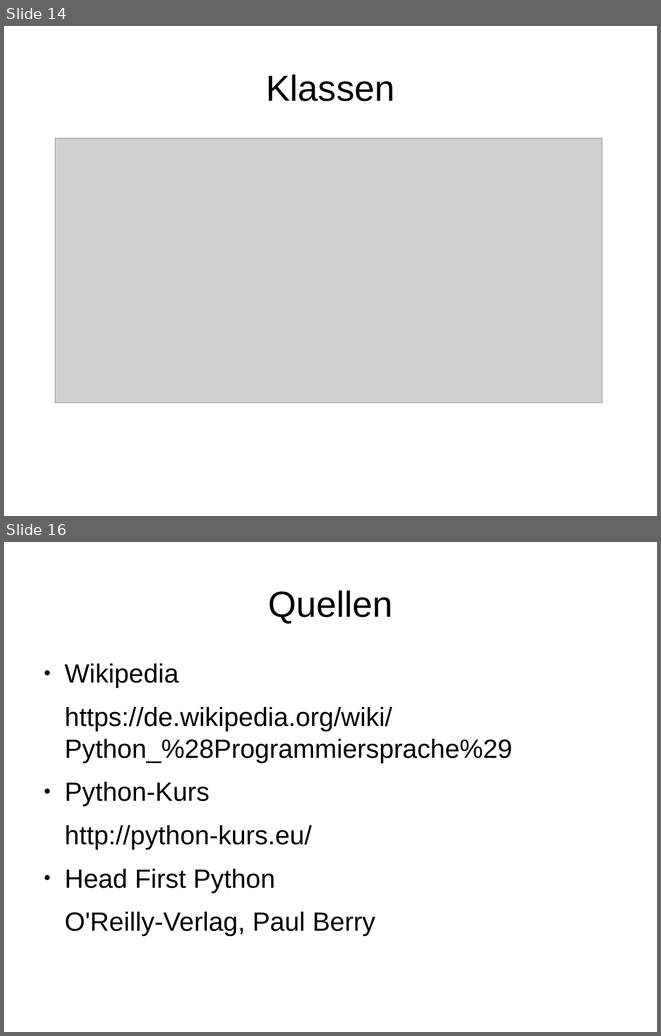
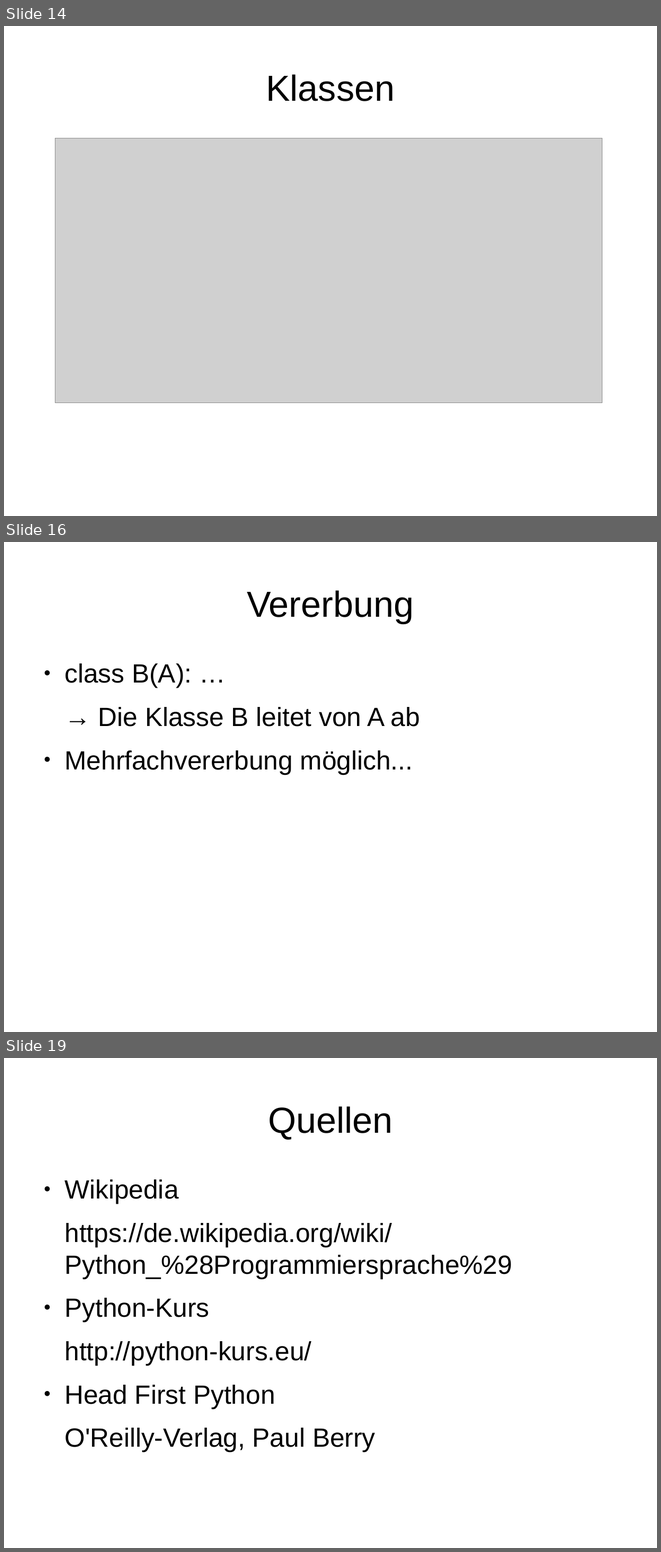
Before and after one commit to dbt0210/PythonPlayground, a slide deck: dropbox/vortrag.odp. Shown one above the other, each under a label of ours: slides 14 and 16 before the commit, slides 14, 16 and 19 after it; the slides between them are not shown. The pictures are 661x1036 and 661x1552 pixels, drawn with LibreOffice and Linux fonts; fonts in the diff are those of the drawing; grey boxes stand for pictures. Boxes give left, top, right and bottom in pixels: in the first picture for what was removed or moved away, otherwise in the second. Text is boxed around its words. In the diff, an @@ line names an element or a change of style, - is before the commit and + after.

```diff
--- a/dropbox/vortrag.odp
+++ b/dropbox/vortrag.odp
@@ slide 16 added at (4, 542, 657, 1032), background #FFFFFF @@
@@ title added at (247, 590, 414, 623), 44 pt, text #000000 @@
+Vererbung
@@ text added at (64, 663, 420, 774), 32 pt, text #000000 @@
+● class B(A): …
+→ Die Klasse B leitet von A ab
+● Mehrfachvererbung möglich...
@@ what was slide 16 is now slide 19 @@
```
Also in this commit, not shown: 3 slides changed, 3 other slides added, 1 slide removed, 4 other files.
